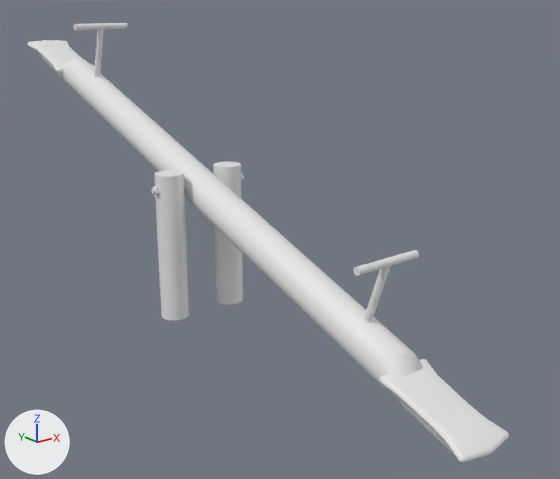
The FBX model 3D models kata/Park/FBXModels/seesaw.fbx as it was, and as the next commit left it.
Both versions are drawn from a 50 mm camera at (-2.25, -3.54, 1.72) aimed at (0.27, -0.39, 0.46). Every picture has the same lights, and +X, +Y and +Z are marked at lower left. Materials are left out; every surface is plain grey. Where no turn or scale is listed for an object, it has been applied to the vertices. Vertices at the same position are counted once.

The first picture shows 'SeeSaw'.
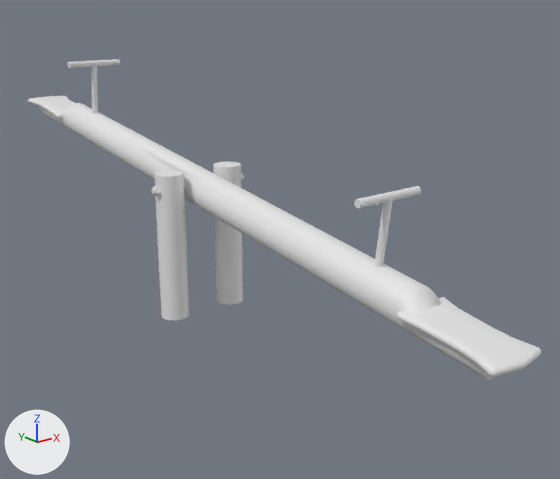
Changed parts and their boxes [x1, y1, x2, y2] in the pictures (560 x 479 px; the box of a moved part takes in the faces that stretch with it):
'SeeSaw', reshaped (7% wider, 27% shorter)
    before: [27, 23, 509, 463]
    after: [28, 59, 542, 380]
part 1 of me_mesh, moved or reshaped
    before: [73, 23, 128, 30]
    after: [67, 59, 120, 68]
part 2 of me_mesh, moved or reshaped
    before: [94, 26, 104, 77]
    after: [91, 63, 98, 114]
part 3 of me_mesh, moved or reshaped
    before: [354, 250, 419, 276]
    after: [354, 186, 421, 208]
part 4 of me_mesh, moved or reshaped
    before: [364, 263, 391, 322]
    after: [374, 197, 393, 267]
part 5 of me_mesh, rebuilt (11% wider, 31% shorter)
    before: [39, 53, 455, 456]
    after: [39, 103, 500, 380]
part 6 of me_mesh, added
    after: [397, 297, 542, 377]
part 7 of me_mesh, added
    after: [28, 96, 74, 119]
part 8 of me_mesh, deleted
    before: [27, 40, 95, 73]
part 9 of me_mesh, deleted
    before: [379, 359, 509, 463]
part 10 of me_mesh, cut back
    before: [154, 165, 243, 321]
    after: [153, 184, 186, 196]

The change, as a list of edits to the scene's bpy script:
```text
Change me_mesh:
    used by ob_seesaw; location = (0.0, 0.0, 0.0)
    remove me_mesh.from_pydata(...)  # 1602 vertices, 1357 faces; spans x -0.29..0.29, y -2.02..1.96, z -0.02..1.56
    add me_mesh.from_pydata(...)  # 1055 vertices, 1117 faces; spans x -0.29..0.29, y -2.13..2.02, z 0.01..1.33
    me_mesh part 1: the loose piece of 50 vertices spanning x -0.17..0.17, y 1.03..1.06, z 1.52..1.56 is moved by (0.0, 0.13, -0.23)
    me_mesh part 2: the loose piece of 26 vertices spanning x -0.02..0.02, y 1.02..1.17, z 1.21..1.55 is turned -11.5 degrees about the x axis through its middle, then moved by (0.0, 0.1, -0.24)
    me_mesh part 3: the loose piece of 50 vertices spanning x -0.17..0.17, y -1.46..-1.42, z 0.65..0.68 is moved by (0.0, 0.01, 0.28)
    me_mesh part 4: the loose piece of 26 vertices spanning x -0.02..0.02, y -1.46..-1.31, z 0.33..0.68 is turned -11.5 degrees about the x axis through its middle, then moved by (0.0, -0.03, 0.27)
    me_mesh part 5: the loose piece of 490 vertices spanning x -0.1..0.1, y -1.92..1.87, z -0.02..1.37 is rebuilt with 298 vertices and now spans x -0.1..0.1, y -2.02..1.93, z 0.36..1.02
    me_mesh part 6: a new loose piece of 210 vertices spanning x -0.15..0.15, y -2.13..-1.62, z 0.44..0.54
    me_mesh part 7: a new loose piece of 210 vertices spanning x -0.15..0.15, y 1.51..2.02, z 0.92..1.02
    me_mesh part 8: the loose piece of 210 vertices spanning x -0.15..0.15, y 1.45..1.93, z 1.23..1.42 is deleted
    me_mesh part 9: the loose piece of 210 vertices spanning x -0.15..0.15, y -2.02..-1.54, z 0.04..0.23 is deleted
    me_mesh part 10: 2 vertices moved within x -0.1..0.1, y -0.03, z 0.75; 360 vertices removed from x -0.27..0.26, y -0.1..1.96, z 0.28..1.49; 38 vertices added at x -0.29..0.25, y -0.05..-0.01, z 0.71..0.76
```
